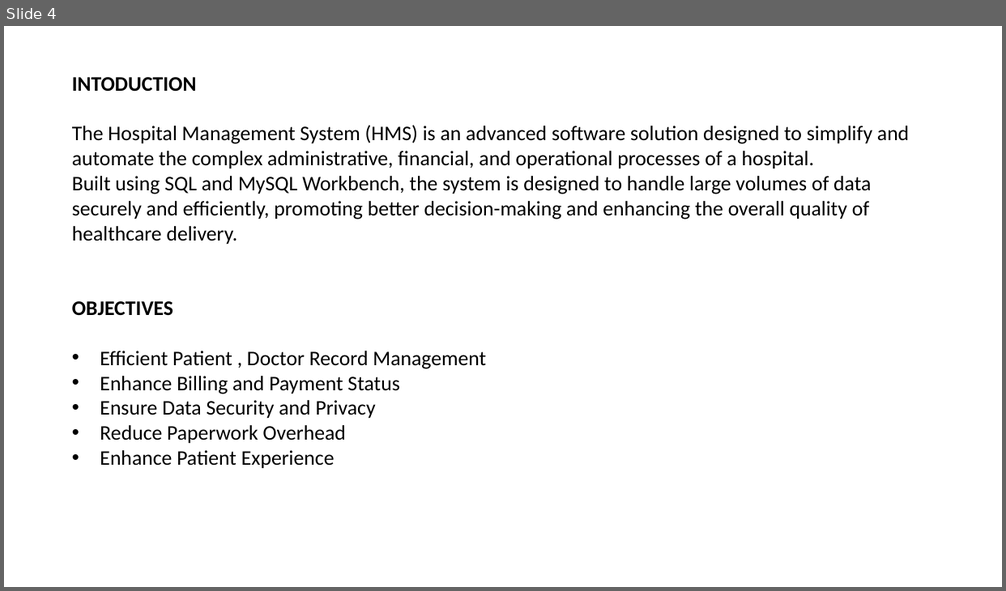
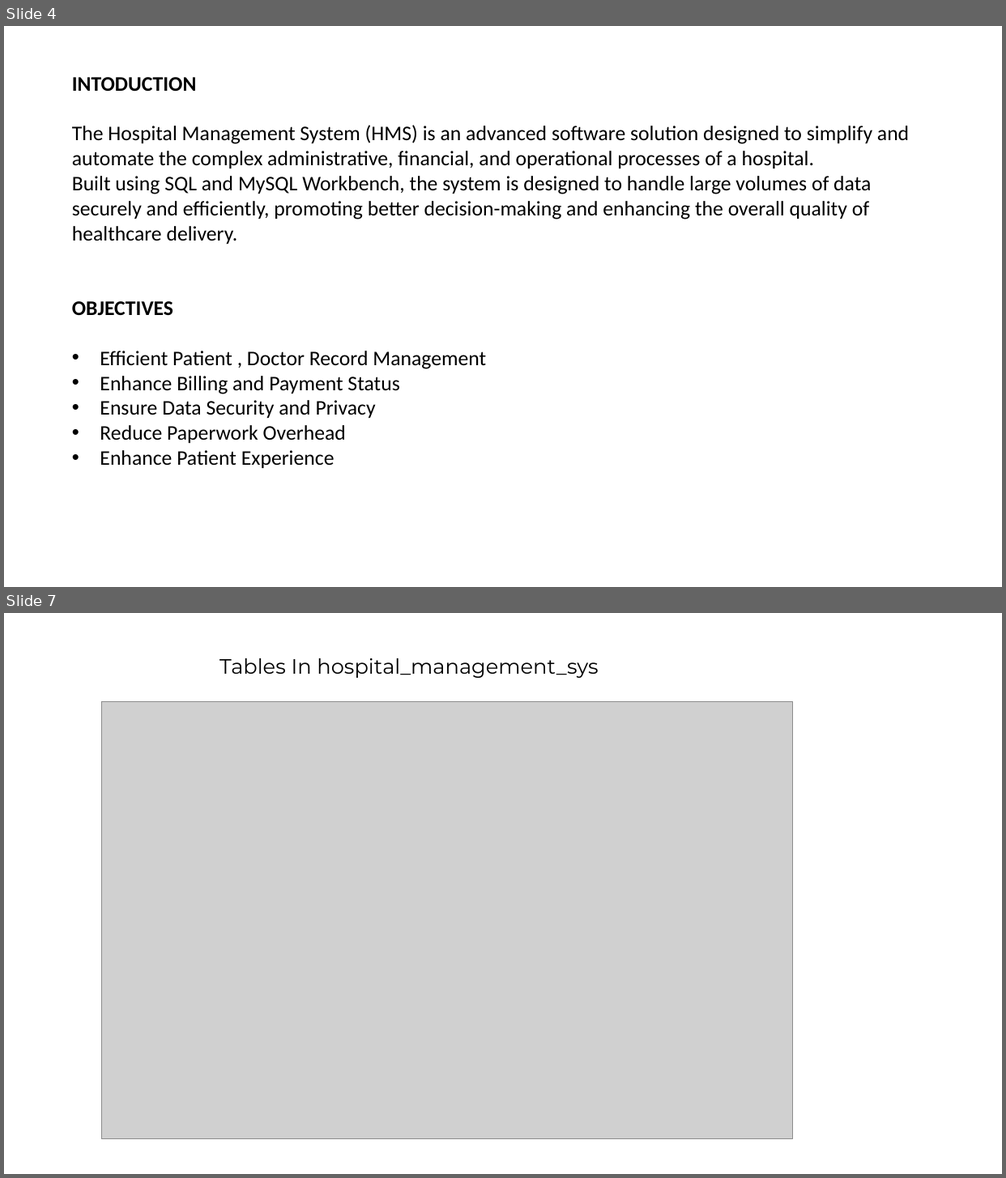
Before and after one commit to barrett28/1_IT-vedant, a slide deck: 4_sql/project''/hospital_management.pptx. Shown one above the other, each under a label of ours: slide 4 before the commit, slides 4 and 7 after it; the slides between them are not shown. The pictures are 1006x591 and 1006x1178 pixels, drawn with LibreOffice and Linux fonts; fonts in the diff are those of the drawing; grey boxes stand for pictures; background and template pictures are left out. Boxes give left, top, right and bottom in pixels: in the first picture for what was removed or moved away, otherwise in the second. Text is boxed around its words. In the diff, an @@ line names an element or a change of style, - is before the commit and + after.

```diff
--- a/4_sql/project''/hospital_management.pptx
+++ b/4_sql/project''/hospital_management.pptx
@@ slide 7 added at (x1=4, y1=613, x2=1002, y2=1174), background picture (left out) @@
@@ text added at (x1=219, y1=658, x2=598, y2=678), 20 pt, text #000000 @@
+Tables In hospital_management_sys
@@ picture added at (x1=102, y1=701, x2=793, y2=1139) @@
```
Also in this commit, not shown: 12 other slides added, 1 slide removed, 21 other files.
